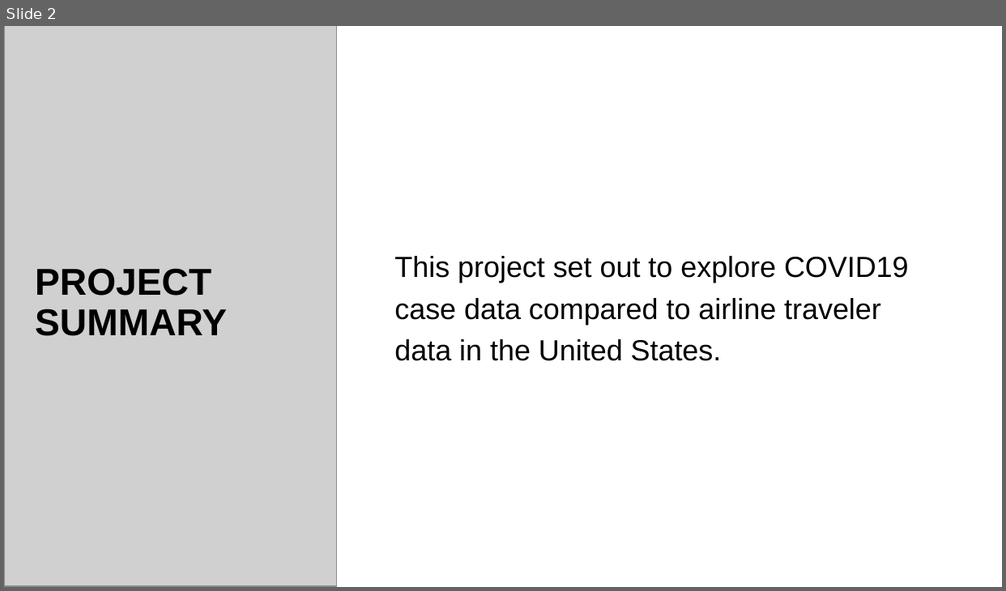
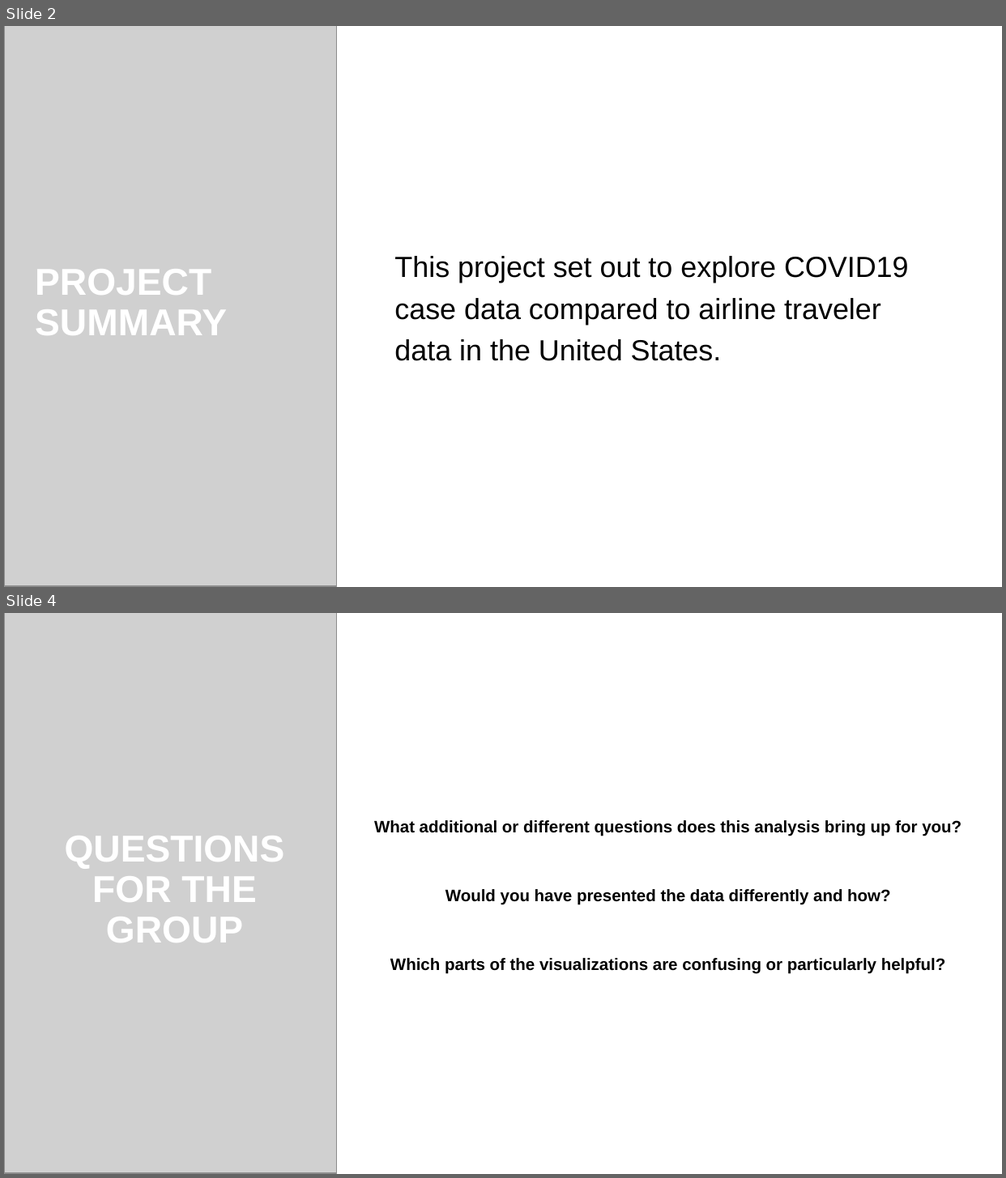
Before and after one commit to abielhammonds/COVID19_TravelStats_Project, a slide deck: COVID19_Travel Project Presentation.pptx. Shown one above the other, each under a label of ours: slide 2 before the commit, slides 2 and 4 after it; the slides between them are not shown. The pictures are 1006x591 and 1006x1178 pixels, drawn with LibreOffice and Linux fonts; fonts in the diff are those of the drawing; grey boxes stand for pictures; background and template pictures are left out. Boxes give left, top, right and bottom in pixels: in the first picture for what was removed or moved away, otherwise in the second. Text is boxed around its words. In the diff, an @@ line names an element or a change of style, - is before the commit and + after.

```diff
--- a/COVID19_Travel Project Presentation.pptx
+++ b/COVID19_Travel Project Presentation.pptx
@@ slide 4 added at (x1=4, y1=613, x2=1002, y2=1174), background picture (left out); not listed: 14 template elements that a slide beside it also shows @@
@@ rectangle added at (x1=4, y1=613, x2=1002, y2=1174), fill #FFFFFF @@
@@ picture added at (x1=4, y1=613, x2=336, y2=1174) @@
@@ picture added at (x1=4, y1=613, x2=336, y2=1174) @@
@@ text added at (x1=374, y1=820, x2=961, y2=974), 16 pt, text #000000, bold @@
+What additional or different questions does this analysis bring up for you?
+Would you have presented the data differently and how?
+Which parts of the visualizations are confusing or particularly helpful?
@@ title added at (x1=65, y1=836, x2=285, y2=943), 36 pt, text #FFFFFF, bold @@
+QUESTIONS FOR THE GROUP
@@ group added at (x1=4, y1=613, x2=91, y2=1174): 7 freeform shapes, 1 rectangle @@
@@ group added at (x1=4, y1=613, x2=95, y2=1174): 9 freeform shapes, 2 rectangles @@
@@ slide 2 changed as well @@
@@ title "PROJECT SUMMARY" at (x1=35, y1=269, x2=227, y2=335): text colour #000000 to #FFFFFF @@
```
Also in this commit, not shown: 5 other slides changed, 6 other slides added, 48 slides removed.
